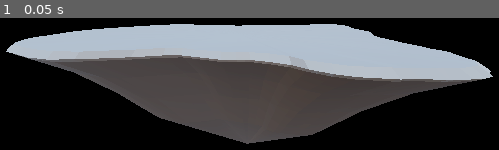
Above: before the commit, frame 1.
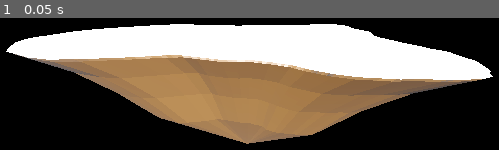
Above: after the commit, the same moment.

Repository: nilufarlakada/restfulweather
Game: Godot game, scene res://Scenes/main.tscn
Two runs of this game, one before a commit and one after it. Both use one fixed random seed, a clock stepped at 60 frames per second and the inputs below.
Inputs:
- Up to frame 1 (0.05 s): no input

The runs differ from the first frame. In frame 1, 52% of the frame differs, in the area x 1-99%, y 4-96%.
Error after the commit: Invalid access to property or key 'allowed_weathers' on a base object of type 'Node (WinterNight)'. (res://Scripts/scenestatemachine.gd:84)

Commit message:
clouds visible now if api returns cloudy

Diff:
--- a/Scenes/cloudy.tscn
+++ b/Scenes/cloudy.tscn
@@ -27,19 +27,20 @@
 environment = SubResource("Environment_jkhue")
 
 [node name="CameraRoot" type="Node3D" parent="."]
+visible = false
 script = ExtResource("2_2nknx")
 
 [node name="CameraPivot" type="Node3D" parent="CameraRoot"]
+visible = false
 script = ExtResource("3_3ru78")
 
 [node name="Camera3D" type="Camera3D" parent="CameraRoot/CameraPivot"]
 transform = Transform3D(1, 0, 0, 0, 1, 0, 0, 0, 1, 1.8052, 2.90875, 14.3863)
+visible = false
 
 [node name="DirectionalLight3D" type="DirectionalLight3D" parent="."]
 transform = Transform3D(1, 0, 0, 0, 0.830878, 0.556455, 0, -0.556455, 0.830878, -10.252, 20.0656, 42.264)
 light_energy = 5.0
-
-[node name="HTTPRequest" type="HTTPRequest" parent="."]
 
 [node name="cloud" parent="." instance=ExtResource("5_2nknx")]
 transform = Transform3D(-6.99382e-08, 0, -1.6, 0, 1.6, 0, 1.6, 0, -6.99382e-08, -7.26263, 10.6991, 0.0372028)
--- a/Scenes/main.tscn
+++ b/Scenes/main.tscn
@@ -44,6 +44,7 @@
 
 [node name="SceneStateMachine" type="Node" parent="."]
 script = ExtResource("5_6bp64")
+weather_conditions_path = NodePath("../WeatherConditions")
 metadata/_custom_type_script = "uid://0w7daxqx75iv"
 
 [node name="WinterDay" type="Node" parent="SceneStateMachine"]
--- a/Scenes/snowing.tscn
+++ b/Scenes/snowing.tscn
@@ -89,8 +89,6 @@
 transform = Transform3D(1, 0, 0, 0, 0.830878, 0.556455, 0, -0.556455, 0.830878, -10.252, 20.0656, 42.264)
 light_energy = 5.0
 
-[node name="HTTPRequest" type="HTTPRequest" parent="."]
-
 [node name="Snow" type="GPUParticles3D" parent="."]
 transform = Transform3D(1, 0, 0, 0, 1, 0, 0, 0, 1, 0, 8, 0)
 amount = 256
--- a/Scenes/winter_day.gd
+++ b/Scenes/winter_day.gd
@@ -1,7 +1,8 @@
 class_name WinterDay extends Scene
 
-@onready var clouds = get_node("../../WeatherConditions/Clouds")
+#@onready var clouds = get_node("/root/Main/WeatherConditions/Clouds")
 @onready var light = get_node("../../DirectionalLight3D")
+var allowed_weathers: Array = ["Clouds", "Snow", "Rain", "Clear"]
 
 # Called when the node enters the scene tree for the first time.
 func _ready() -> void:
@@ -9,19 +10,27 @@
 	end_hour = 20
 
 	# Reset everything
-	clouds.visible = false
+	#clouds.visible = false
 	#snow.visible = false
 	#rain.visible = false
 	pass # Replace with function body.
 
-func Enter(weather: String) -> void:
+func Enter(weather: String, _wc: Node) -> void:
 	print("Entering WinterDay")
+
+	var clouds = _wc.get_node("Clouds")
+	print("Clouds node visible before:", clouds.visible)
+	print(weather)
+	clouds.visible = weather == "Clouds"
+	print("Clouds node visible after:", clouds.visible)
+
 	if light:
 		light.light_energy = 5
 
 	match weather:
 		"Clouds", "Cloudy":
-			clouds.visible = true
+			#var clouds = _wc.get_node("Clouds")
+			clouds.visible = weather == "Clouds"
 		"Clear":
 			pass # everything stays hidden
 
--- a/Scenes/winter_night.gd
+++ b/Scenes/winter_night.gd
@@ -1,22 +1,23 @@
 class_name WinterNight extends Scene
 
-@onready var clouds = get_node("../../WeatherConditions/Clouds")
+#@onready var clouds = get_node("../../WeatherConditions/Clouds")
 @onready var light = get_node("../../DirectionalLight3D")
 
 # Called when the node enters the scene tree for the first time.
 func _ready() -> void:
 	start_hour = 21
 	end_hour = 4
-	clouds.visible = false
+
 	pass # Replace with function body.
 
-func Enter(weather: String) -> void:
+func Enter(weather: String, _wc: Node) -> void:
 	print("Entering WinterNight")
 	if light:
 		light.light_energy = 0.2
 	match weather:
 		"Clouds", "Cloudy":
-			clouds.visible = true
+			var clouds = _wc.get_node("Clouds")
+			clouds.visible = weather == "Clouds"
 		"Clear":
 			pass # everything stays hidden
 	# Set background, particle effects, etc.
--- a/Scripts/scene.gd
+++ b/Scripts/scene.gd
@@ -1,6 +1,7 @@
 class_name Scene extends Node
 var start_hour: int = 0
 var end_hour: int = 0
+
 #static var idler: Idler
 #@onready var label = $"../../UI/MessageLabel"
 #@onready var animation_player: AnimationPlayer = $"../../AnimationPlayer"
@@ -10,7 +11,7 @@
 func _ready() -> void:
 	pass # Replace with function body.
 
-func Enter(_weather: String) -> void:
+func Enter(_weather: String, _wc: Node) -> void:
 	pass
 
 func Exit() -> void:
--- a/Scripts/scenestatemachine.gd
+++ b/Scripts/scenestatemachine.gd
@@ -5,6 +5,9 @@
 var prev_scene: Scene = null
 var last_hour: int = -1
 var current_weather: String = "Clear" # default
+
+@export var weather_conditions_path: NodePath
+@onready var weather_conditions = get_node(weather_conditions_path)
 
 # Called when the node enters the scene tree for the first time.
 func _ready() -> void:
@@ -24,6 +27,9 @@
 
 	_update_scene_by_time_and_weather()
 	process_mode = Node.PROCESS_MODE_INHERIT
+
+	#print("WeatherConditions path:", weather_conditions_path)
+	#print("WeatherConditions node:", weather_conditions)
 	pass # Replace with function body.
 
 # Called every frame. 'delta' is the elapsed time since the previous frame.
@@ -52,7 +58,11 @@
 # ----- Weather Update -----
 func _on_weather_updated(weather: String) -> void:
 	current_weather = weather
-	_update_scene_by_time_and_weather()
+	print("Weather updated:", current_weather)
+
+	# Option 2: Let the current scene handle the new weather directly
+	if curr_scene:
+		curr_scene.Enter(current_weather, weather_conditions)
 
 # ----- Decide scene based on hour + weather -----
 func _update_scene_by_time_and_weather() -> void:
@@ -71,7 +81,7 @@
 
 	# Try to match weather within hour-matched scenes
 	for s in hour_matched_scenes:
-		if s.name.to_lower().find(current_weather.to_lower()) != -1:
+		if current_weather in s.allowed_weathers:
 			ChangeScene(s)
 			return
 
@@ -88,8 +98,6 @@
 
 	prev_scene = curr_scene
 	curr_scene = new_scene
-	curr_scene.Enter(current_weather)
-
-
+	curr_scene.Enter(current_weather, weather_conditions)
 
 	print("Switched to scene: ", curr_scene.name)
--- a/Scripts/weather_manager.gd
+++ b/Scripts/weather_manager.gd
@@ -1,11 +1,11 @@
 class_name WManager extends Node
 
 signal weather_updated(weather: String)
+@onready var http_request: HTTPRequest = $HTTPRequest
 
 var url = "https://api.openweathermap.org/data/2.5/weather?lat=41.84238640042879&lon=-87.64249600576402&appid=7bd174330b5d9b877ba1b48cce113055&units=imperial"
 #var API_KEY = "7bd174330b5d9b877ba1b48cce113055"
 #41.84238640042879, -87.64249600576402
-@onready var http_request: HTTPRequest = $HTTPRequest  # Make sure this node exists as a child of WManager
 
 var update_interval: float = 600.0 # 10 minutes
 var timer: Timer
